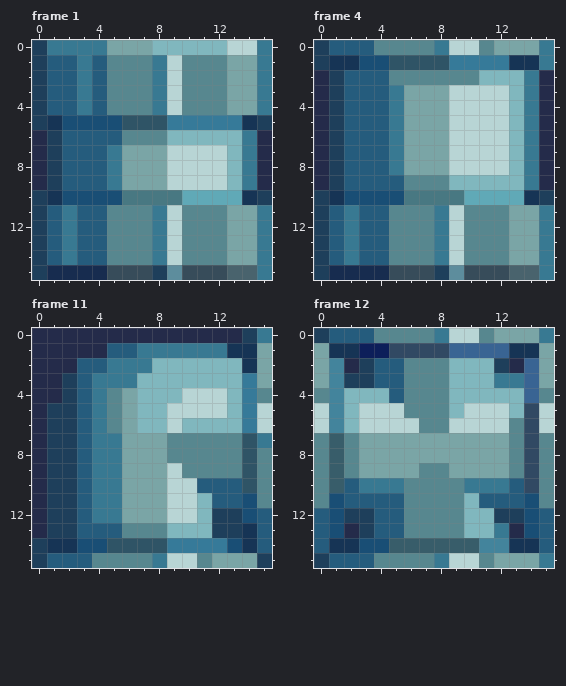
Edited in one commit: pixel-art file (public/assets/graphics/snek-pipes.ase). This is how it looked before the edit.
16x16 pixels, 76 frames. Colours within 5 levels of each other are drawn and written as one. Shown: frame 1, frame 4, frame 11, frame 12. The commit also changed other frames, which this record leaves out.
After the commit:
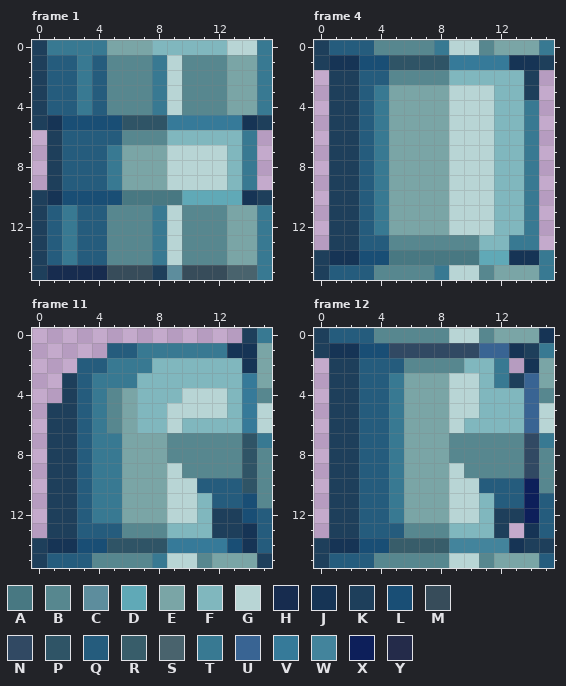
Palette (. is transparent): A #487882  B #57878f  C #5d8d9d  D #60a9b7  E #7aa5a6  F #80b7be  G #b8d5d5  H #172c4f  J #163455  K #1e3f5b  L #194e75  M #374c5a  N #314963  P #2f5466  Q #255c7d  R #385d6a  S #49636d  T #387992  U #396493  V #367a99  W #43849c  X #0d1f5a  Y #242b4a
The exact change:
layer "bg" now hidden
Frame 1:
y 6..9: x 0 Y -> .; x 15 Y -> .
Frame 4:
y 1: x 15 T -> K
y 2: x 0 Y -> .; x 2 Q -> K; x 9..10 BB -> FF; x 14..15 TY -> K.
y 3: x 0 Y -> .; x 2 Q -> K; x 4..5 QT -> TE; x 12 G -> F; x 14..15 TY -> K.
y 4..8: x 0 Y -> .; x 2 Q -> K; x 4..5 QT -> TE; x 12 G -> F; x 15 Y -> .
y 9: x 0 Y -> .; x 2 Q -> K; x 4..11 QQBBBFFF -> TEEEEGGG; x 15 Y -> .
y 10: x 0..15 KJLLLLAAAADDDDJK -> .KKQTEEEEGGGFFT.
y 11..12: x 0..2 KQT -> .KK; x 4..8 QBBBT -> TEEEE; x 10..15 BBBEET -> GGFFT.
y 13: x 0..2 KQT -> .KK; x 8..9 TG -> BB; x 11..15 BBEET -> FFTT.
y 14: x 1..14 QTQQBBBTGBBBEE -> JJLLAAAAAADDJJ
y 15: x 1..14 HHHHMMMKCMMMSS -> QQQBBBBTGGBEEE
Frame 11:
y 0: x 0..13 YYYYYYYYYYYYYY -> ..............
y 1: x 0..4 YYYYY -> .....
y 2: x 0..2 YYY -> ...
y 3..4: x 0..1 YY -> ..
y 5..13: x 0 Y -> .
Frame 12:
y 0: x 8 T -> B; x 15 T -> J
y 1: x 0 E -> K; x 3..4 XX -> LL; x 9..10 UU -> NN; x 14..15 JE -> KT
y 2: x 0..3 EWYK -> .KKQ; x 9 F -> B; x 12..14 KYU -> T.J
y 3: x 0..1 EW -> .K; x 3 K -> Q; x 5..10 QBBBFF -> TEEEGG; x 13 T -> K
y 4: x 0..10 BWFFFQBBBFF -> .KKQQTEEEGG
y 5: x 0..9 GWFGGGBBBF -> .KKQQTEEEG; x 11..12 GG -> FF; x 14 N -> U
y 6: x 0..8 GWFGGGGBB -> .KKQQTEEE; x 10..14 GGGBN -> FFFFU
y 7: x 0..5 BRBEEE -> .KKQQT; x 9..12 EEEE -> BBBB; x 15 B -> T
y 8: x 0..5 BRBEEE -> .KKQQT; x 9..12 EEEE -> BBBB
y 9: x 0..5 BRBEEE -> .KKQQT; x 7..12 BBEEEE -> EEGBBB
y 10: x 0..4 BRQTT -> .KKQQ; x 6..12 BBBBTTT -> EEEGGQQ; x 14 N -> X
y 11: x 0..2 BLQ -> .KK; x 5..11 QBBBBFQ -> TEEEGGF; x 14..15 LB -> XQ
y 12: x 0..1 QL -> .K; x 3 K -> Q; x 5..10 QBBBBF -> TEEEGG; x 14 L -> X
y 13: x 0..3 QLYK -> .KKQ; x 9 B -> F; x 12..14 TYL -> K.J
y 14: x 0 Q -> K; x 9..10 RR -> WW; x 14..15 JQ -> KK
y 15: x 8 T -> B; x 15 T -> Q
Changed places in both pictures, as pixel boxes (x1, y1, x2, y2):
erased: (32, 130, 47, 190)
erased: (257, 130, 272, 190)
changed: (314, 55, 554, 280)
erased: (32, 328, 242, 538)
changed: (314, 328, 554, 568)
